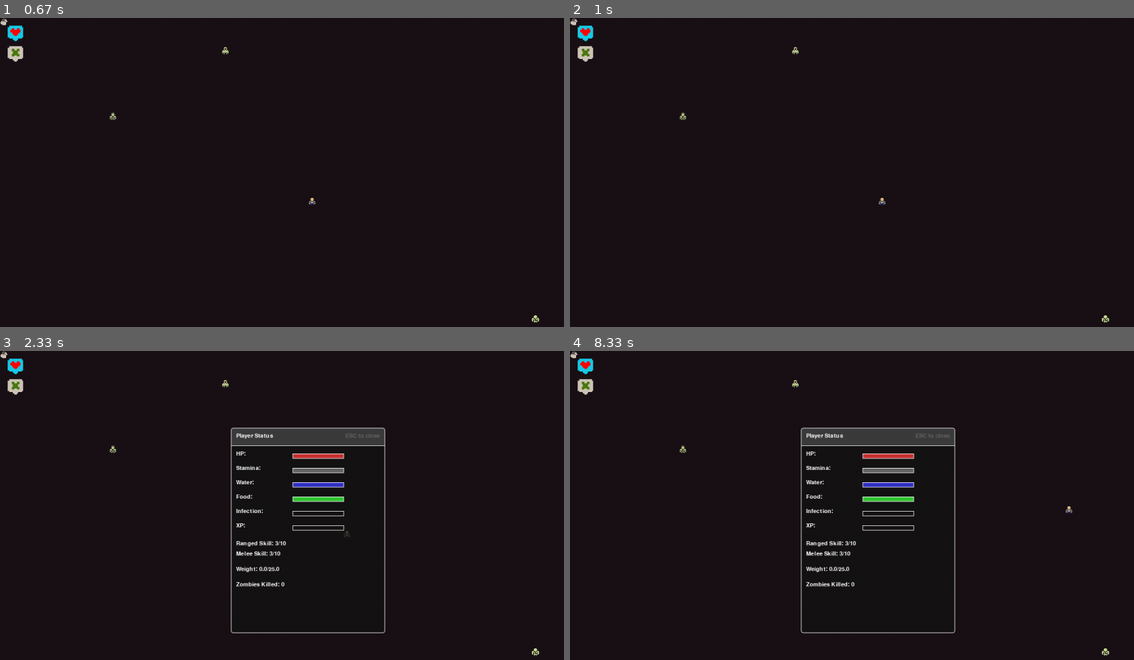
Above: before the commit, frames 1-4 (two rows, left to right).
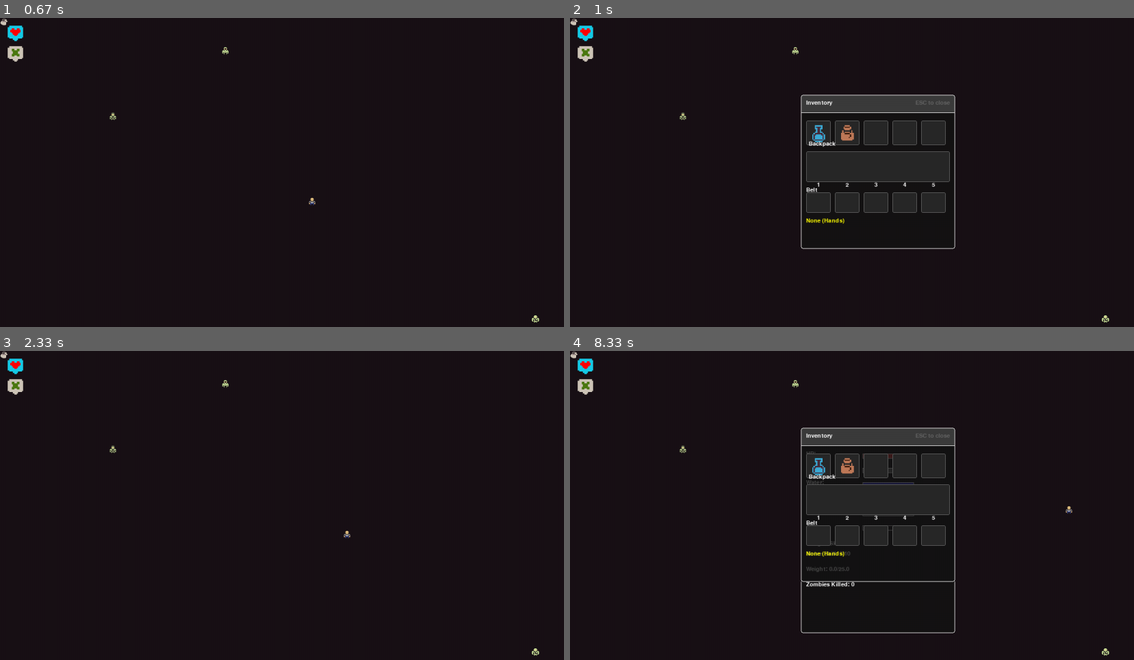
Above: after the commit, the same moments.

Repository: gustavokuklinski/bit-rot
Game: pygame game, started from bit-rot.py
Same seed, same stepped clock (60 frames per second), same inputs: the game is played once before the commit and once after it.
Inputs (mouse positions are in pixels of both pictures, inside the frame that each line leads up to):
- Up to frame 1 (0.67 s): press the mouse at (310, 197) at 0.37 s; move the mouse to (293, 147) at 0.47 s; release the mouse at (282, 98) at 0.6 s
- Up to frame 2 (1 s): tap I at 0.67 s
- Up to frame 3 (2.33 s): tap I at 1 s; press the mouse at (16, 366) at 1.37 s; move the mouse to (50, 456) at 1.47 s; release the mouse at (90, 545) at 1.6 s; tap A at 1.67 s; hold H from 2 s (still down); hold Right from 2 s (still down)
- Up to frame 4 (8.33 s): release H at 2.47 s; release Right at 2.47 s; hold H 2.5-2.97 s; hold Right 2.5-2.97 s; hold Right 3-3.47 s; hold Up 3.5-3.8 s; hold Right 3.83-4.3 s; hold Left 4.33-4.87 s; hold Down 4.9-5.2 s; hold Left 5.23-5.63 s; hold Up 5.67-6.03 s; hold Right 6.07-6.7 s; hold Down 6.73-7.1 s; hold Left 7.13-7.6 s; hold Right 7.63-8.1 s; hold Up from 8.13 s (still down); tap I at 8.28 s

Frame 1 is identical in both runs. In frame 2, 2.9% of the frame differs, in the area x 40-69%, y 24-75%; in frame 3, 3.4%, in the area x 40-69%, y 24-92%; in frame 4, 2.0%.

Commit message:
Keyboard shortcuts

Diff:
--- a/bit-rot.py
+++ b/bit-rot.py
@@ -428,6 +428,46 @@
 
                         else:
                             print("No items nearby.")
+
+                    # Toggle inventory with 'i'
+                    if event.key == pygame.K_i:
+                        inventory_modal_exists = False
+                        for modal in modals:
+                            if modal['type'] == 'inventory':
+                                modals.remove(modal)
+                                inventory_modal_exists = True
+                                break
+                        if not inventory_modal_exists:
+                            new_inventory_modal = {
+                                'id': uuid.uuid4(),
+                                'type': 'inventory',
+                                'item': None,
+                                'position': last_modal_positions['inventory'],
+                                'is_dragging': False,
+                                'drag_offset': (0, 0),
+                                'rect': pygame.Rect(last_modal_positions['inventory'][0], last_modal_positions['inventory'][1], 300, 620)
+                            }
+                            modals.append(new_inventory_modal)
+
+                    # Toggle status with 'h'
+                    if event.key == pygame.K_h:
+                        status_modal_exists = False
+                        for modal in modals:
+                            if modal['type'] == 'status':
+                                modals.remove(modal)
+                                status_modal_exists = True
+                                break
+                        if not status_modal_exists:
+                            new_status_modal = {
+                                'id': uuid.uuid4(),
+                                'type': 'status',
+                                'item': None,
+                                'position': last_modal_positions['status'],
+                                'is_dragging': False,
+                                'drag_offset': (0, 0),
+                                'rect': pygame.Rect(last_modal_positions['status'][0], last_modal_positions['status'][1], 300, 400)
+                            }
+                            modals.append(new_status_modal)
 
                     if event.key == pygame.K_r:
                         player.reload_active_weapon()
Not shown, changed: README.md
